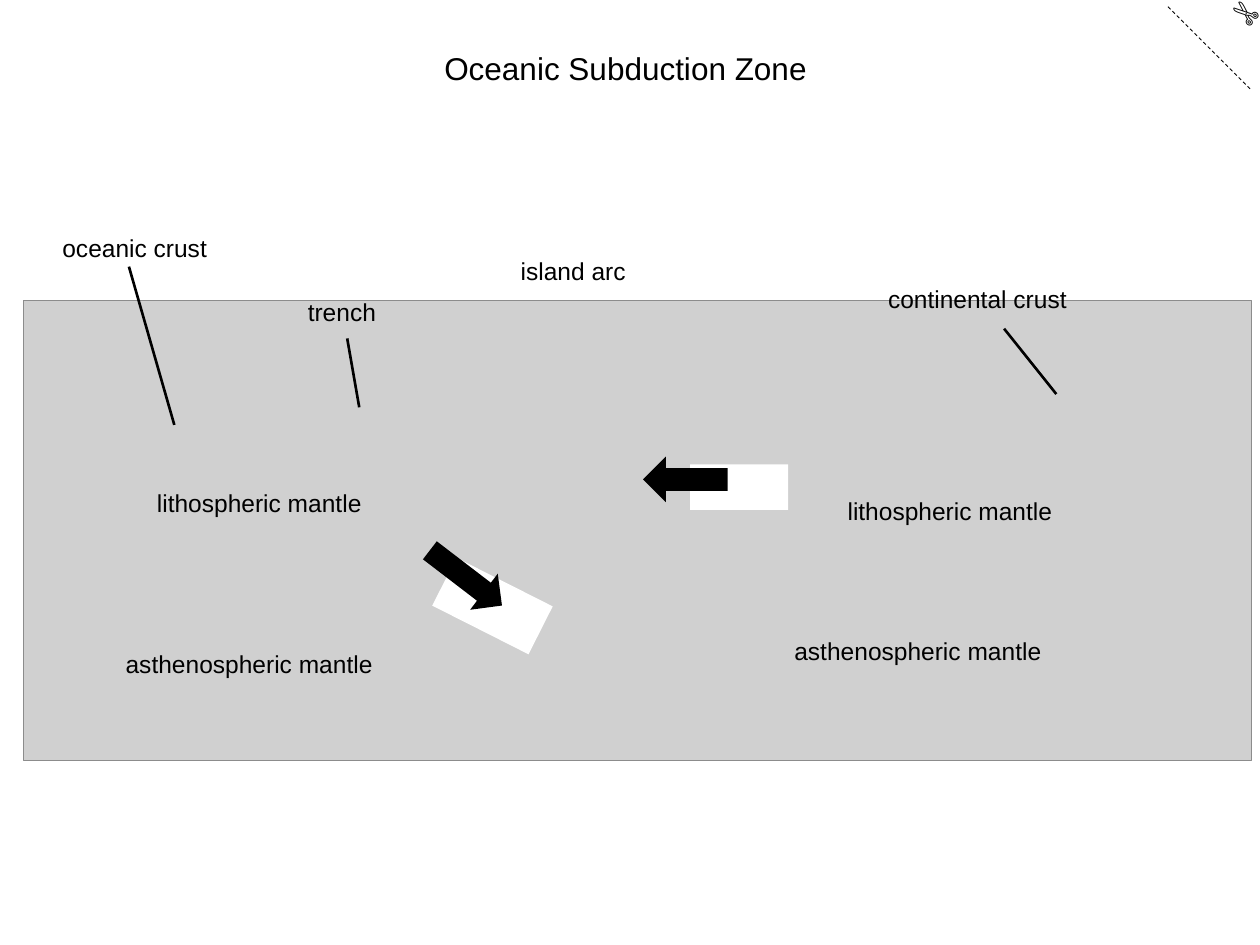
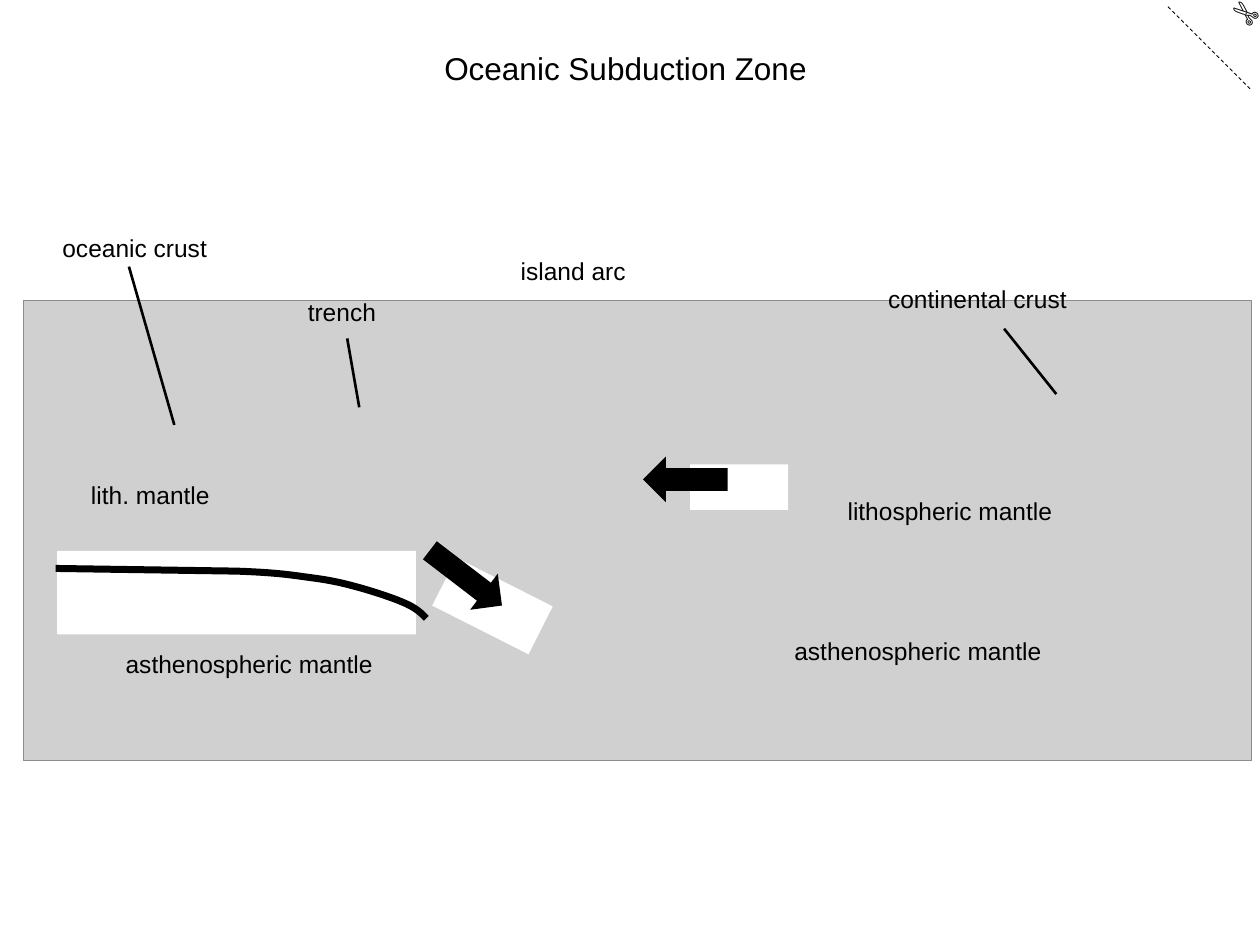
Before and after one commit to the-iagd/geological_tactile_image_repository, a slide deck: slide 1 of assets/tactile_image_files/0006-oceanic_subduction_zone/0006-oceanic_subduction_zone.pptx. Drawn at 1260x945 pixels with LibreOffice and Linux fonts; fonts in the diff are those of the drawing; grey boxes stand for pictures. Boxes give left, top, right and bottom in pixels: in the first picture for what was removed or moved away, otherwise in the second. Text is boxed around its words. In the diff, an @@ line names an element or a change of style, - is before the commit and + after.

```diff
--- a/assets/tactile_image_files/0006-oceanic_subduction_zone/0006-oceanic_subduction_zone.pptx
+++ b/assets/tactile_image_files/0006-oceanic_subduction_zone/0006-oceanic_subduction_zone.pptx
@@ text at bbox=[91, 486, 210, 505]: text changed @@
-lithospheric mantle
+lith. mantle
@@ freeform shape added at bbox=[55, 568, 426, 619], outline #000000 4 pt @@
@@ rectangle added at bbox=[57, 551, 416, 634], fill #FFFFFF @@
```
Also in this commit, not shown: 2 other slides changed, 52 other files.
